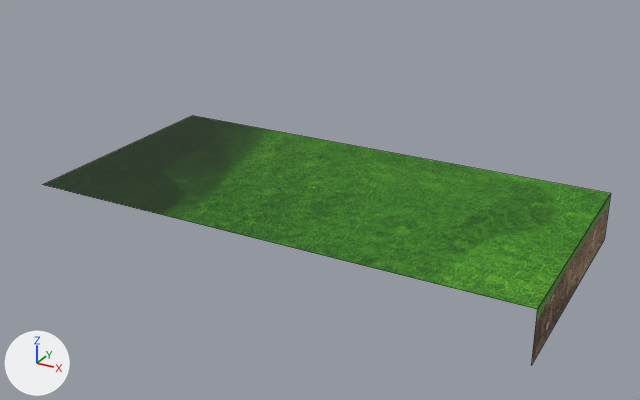
One commit to the FBX model Assets/Blender/Field.1.1.fbx: the scene before it, then after it.
Camera for both pictures: a 50 mm lens placed at (77.0, -141.3, 68.1), pointed at (0.7, -2.7, -1.2). Lighting does not change. The marker at lower left points along +X, +Y and +Z. Mesh edges are drawn as thin lines. Where no turn or scale is listed for an object, it has been applied to the vertices.

Script lines for the objects in view, before the commit:
```python
me_cube_001 = bpy.data.meshes.new('Cube.001')
me_cube_001.from_pydata(...)  # 6 vertices, 2 faces; spans x -50.0..50.0, y -25.0..25.0, z -10.0..0.0
me_cube_001.materials.append(mat_field_1_1_texture)  # picture img_field_1_1_texture_png
# before: 4 (-50.0, 25.0, 0.0) at pixel (192, 115), 5 (-50.0, -25.0, 0.0) at pixel (42, 184)
ob_field_1_1 = bpy.data.objects.new('Field.1.1', me_cube_001)
ob_field_1_1.location = (0.0, 0.0, 0.0)
```
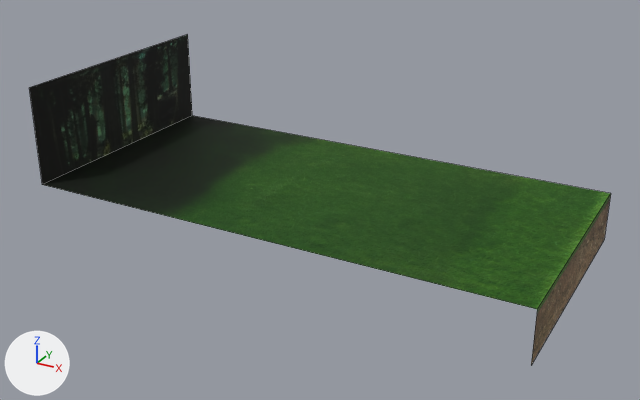
What differs and where, as boxes (x1, y1, x2, y2) in the pictures (640 x 400 px):
```json
{"object": "Field.1.1", "change": "reshaped", "before": [43, 116, 611, 365], "after": [29, 34, 611, 365], "on screen": "33% taller"}
{"part": 1, "of": "me_cube_001", "change": "added", "after": [29, 34, 192, 185], "on screen": "black"}
{"part": 2, "of": "me_cube_001", "change": "surface changed", "before": [43, 116, 609, 309], "after": [43, 116, 609, 309]}
{"part": 3, "of": "me_cube_001", "change": "recoloured", "before": [532, 196, 610, 361], "after": [532, 196, 610, 361]}
```

Scene script edits in JSON lines:
```json
{"op": "add", "block": "img_field_1_1_texture_2048_png", "code": ["img_field_1_1_texture_2048_png = load_image('Field.1.1.texture.2048.png', '../Textures/Field.1.1.texture.2048.png', 2048, 2048, 'sRGB')"]}
{"op": "add", "block": "mat_field_1_1_texture_1", "code": ["mat_field_1_1_texture_1 = principled_material('Field.1.1.texture')", "mat_field_1_1_texture_1.texture = img_field_1_1_texture_2048_png", "mat_field_1_1_texture_1.metallic = 0.423", "mat_field_1_1_texture_1.roughness = 0.75"]}
{"block": "me_cube_001", "where": "# used by ob_field_1_1; location = (0.0, 0.0, 0.0)"}
{"block": "me_cube_001", "where": "# verts and faces of me_cube_001; kept vertices keep their numbers, new ones are numbered from 6"}
{"op": "remove", "block": "me_cube_001", "code": "me_cube_001.from_pydata(...)  # 6 vertices, 2 faces; spans x -50.0..50.0, y -25.0..25.0, z -10.0..0.0"}
{"op": "add", "block": "me_cube_001", "code": "me_cube_001.from_pydata(...)  # 8 vertices, 3 faces; spans x -50.0..50.0, y -25.0..25.0, z -10.0..20.0"}
{"block": "me_cube_001", "change": "me_cube_001 part 1"}
{"op": "add", "block": "me_cube_001", "code": "verts[6] = (-50.0, 25.0, 20.0)  # pixel (187, 34)"}
{"op": "add", "block": "me_cube_001", "code": "verts[7] = (-50.0, -25.0, 20.0)  # pixel (29, 87)"}
{"op": "add", "block": "me_cube_001", "code": "faces += [(4, 6, 7, 5)]"}
{"block": "me_cube_001", "change": "me_cube_001 part 2: 1 kept faces spanning x -50.0..50.0, y -25.0..25.0, z 0.0 get new texture (UV) coordinates"}
{"block": "me_cube_001", "change": "me_cube_001 part 3: 2 faces spanning x -50.0..50.0, y -25.0..25.0, z -10.0..0.0 switch from mat_field_1_1_texture (picture img_field_1_1_texture_png) to mat_field_1_1_texture_1 (picture img_field_1_1_texture_2048_png)"}
```
